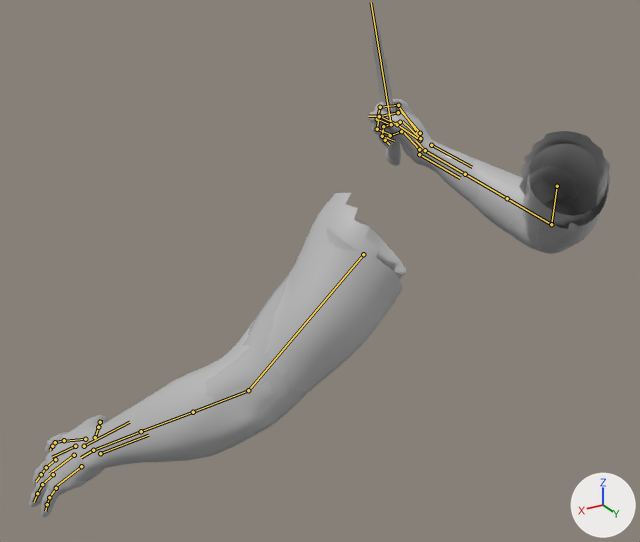
The FBX model Hell2025/Hell2025/res/skinned_models_raw/Knife.fbx: old version first, new version second.
Rendered twice from a camera (50 mm lens) standing at (0.85, 1.069, 1.019) and looking at (0.13, -0.131, 0.419). The axes (+X, +Y, +Z) are drawn at lower right. The lights are the same throughout. The older version comes first. Both versions are drawn at frame 2 of the action 'Scene'; the numbers are the values there. The bones that change, and the others that lie on the model, are drawn over the model as lines.

In view in the first picture: 'ArmsFemale', 'ArmsMale', 'Knife'.
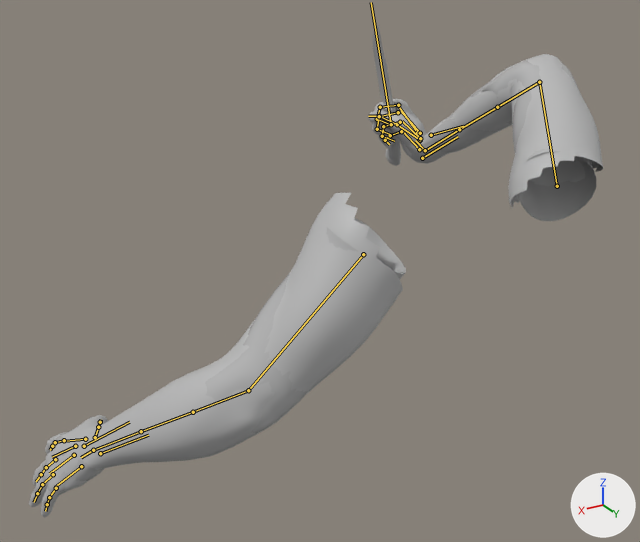
What the commit changed:
Bone 'upper_arm_R' (bone_upper_arm_r) turns from (-2, 0, 31) to (108, -45, -22) degrees about its own x, y and z.
Bone 'forearm_twist_02_R' (bone_forearm_twist_02_r) turns from (0, 6, 0) to (0, 42, 0) degrees about its own x, y and z.
Bone 'forearm_twist_03_R' (bone_forearm_twist_03_r) turns from (0, 6, 0) to (0, 42, 0) degrees about its own x, y and z.
Bone 'hand_R' (bone_hand_r) turns from (4, 5, 28) to (-23, 43, 52) degrees about its own x, y and z.
Bone 'wrist_correct_01_R' (bone_wrist_correct_01_r) moves from (-0.002, 0.004, 0.0) to (-0.009, 0.024, 0.0).
Bone 'wrist_correct_01_R' (bone_wrist_correct_01_r) turns from (0, 0, -4) to (0, 0, -20) degrees about its own x, y and z.

Pixel boxes [x1, y1, x2, y2] of what changed, in the pictures (640 x 542 px):
'ArmsMale', posed (11% taller)
    before: [29, 99, 611, 517]
    after: [29, 54, 603, 517]
'ArmsFemale', posed (10% taller)
    before: [38, 102, 608, 518]
    after: [38, 60, 596, 518]
bone 'upper_arm_R', root to tip
    before: (557, 186) to (551, 224)
    after: (557, 186) to (539, 82)
bone 'forearm_twist_02_R', root to tip
    before: (507, 198) to (465, 174)
    after: (497, 107) to (459, 129)
bone 'forearm_twist_03_R', root to tip
    before: (465, 174) to (424, 150)
    after: (459, 129) to (424, 151)
bone 'wrist_correct_01_R', root to tip
    before: (431, 145) to (472, 167)
    after: (431, 135) to (463, 126)
